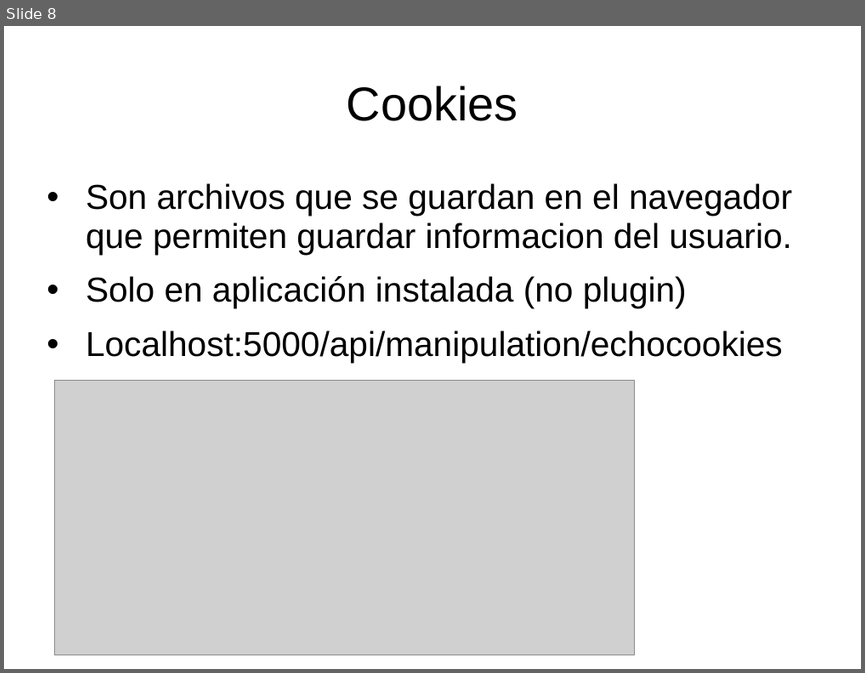
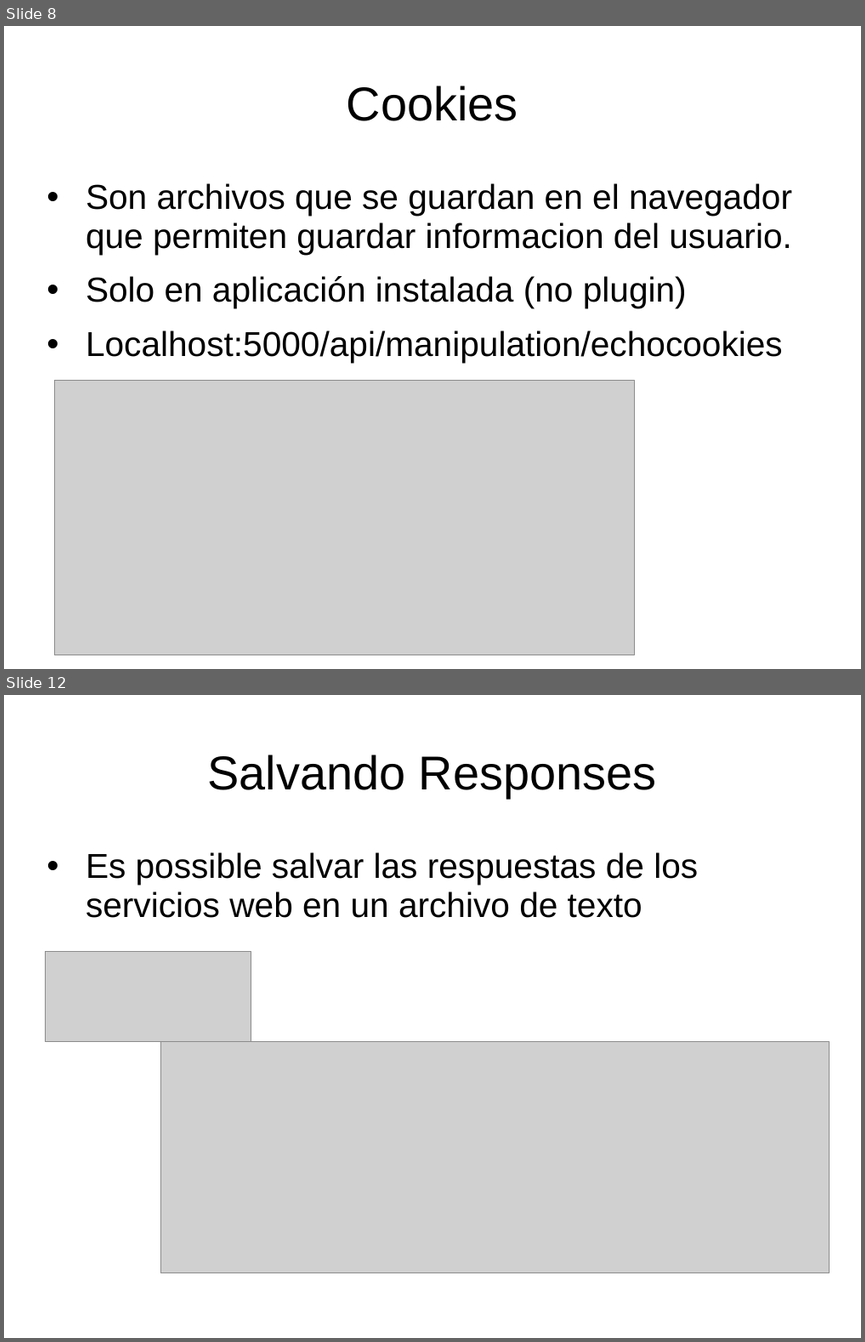
Before and after one commit to luisgepeto/PostmanCourse, a slide deck: Presentacion.ppt. Shown one above the other, each under a label of ours: slide 8 before the commit, slides 8 and 12 after it; the slides between them are not shown. The pictures are 865x673 and 865x1342 pixels, drawn with LibreOffice and Linux fonts; fonts in the diff are those of the drawing; grey boxes stand for pictures. Boxes give left, top, right and bottom in pixels: in the first picture for what was removed or moved away, otherwise in the second. Text is boxed around its words. In the diff, an @@ line names an element or a change of style, - is before the commit and + after.

```diff
--- a/Presentacion.ppt
+++ b/Presentacion.ppt
@@ slide 12 added at [4, 695, 861, 1338], background #FFFFFF @@
@@ title added at [207, 755, 656, 798], 44 pt, text #000000 @@
+Salvando Responses
@@ text added at [86, 852, 698, 918], 32 pt, text #000000 @@
+• Es possible salvar las respuestas de los servicios web en un archivo de texto
@@ picture added at [45, 952, 251, 1042] @@
@@ picture added at [160, 1042, 828, 1274] @@
```
Also in this commit, not shown: 2 slides changed, 5 other slides added, 1 slide removed, 4 other files.
